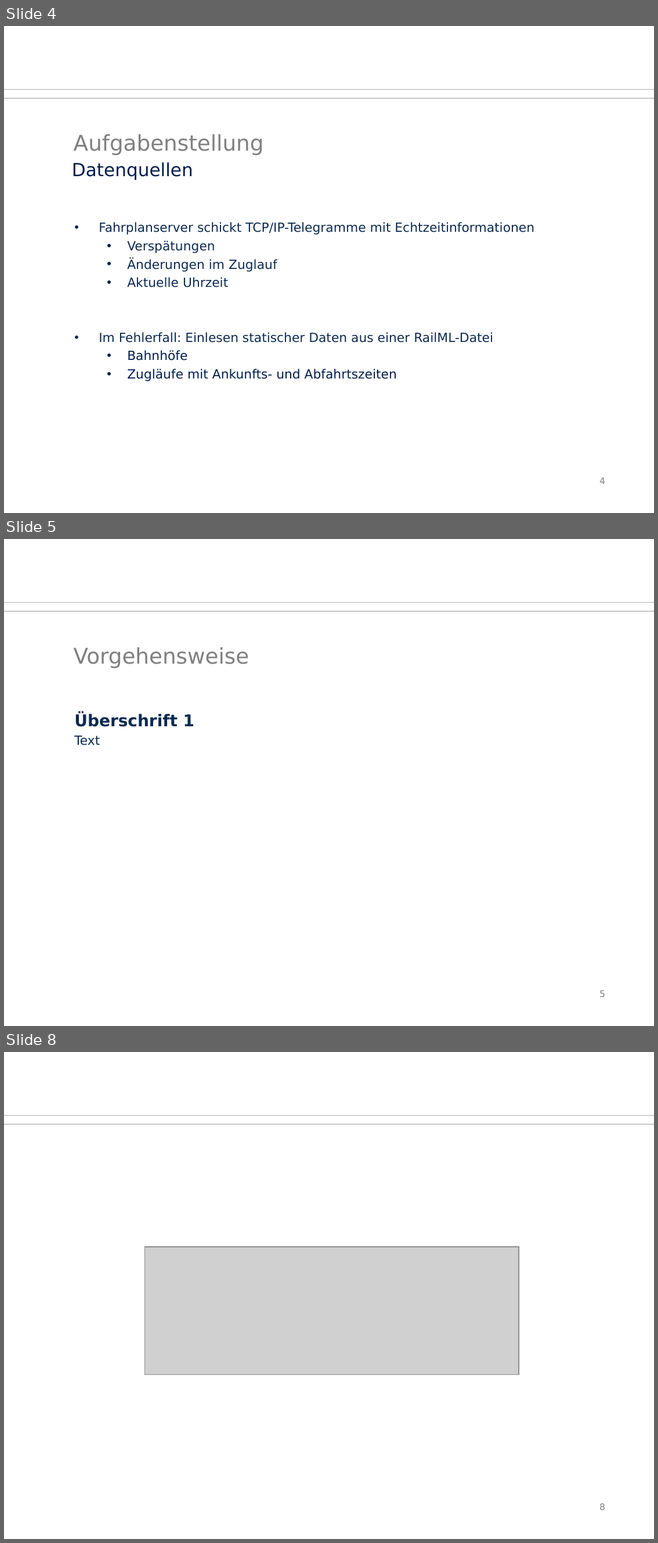
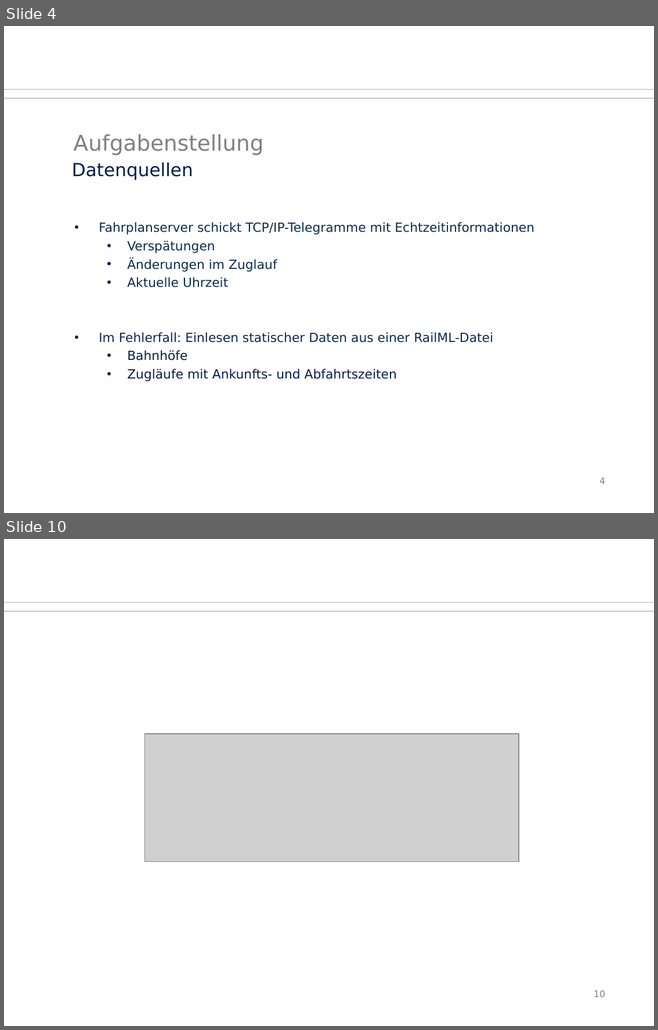
Before and after one commit to Juu98/fahrgastinformationssystem, a slide deck: organisation/zwischenpraesentation.odp. Shown one above the other, each under a label of ours: slides 4, 5 and 8 before the commit, slides 4 and 10 after it; the slides between them are not shown. The pictures are 658x1543 and 658x1030 pixels, drawn with LibreOffice and Linux fonts; fonts in the diff are those of the drawing; grey boxes stand for pictures; background and template pictures are left out. Boxes give left, top, right and bottom in pixels: in the first picture for what was removed or moved away, otherwise in the second. Text is boxed around its words. In the diff, an @@ line names an element or a change of style, - is before the commit and + after.

```diff
--- a/organisation/zwischenpraesentation.odp
+++ b/organisation/zwischenpraesentation.odp
@@ slide 5 removed at box(4, 539, 654, 1026), background #FFFFFF; not listed: 2 template elements that a slide beside it also shows @@
@@ title removed at box(74, 647, 249, 668) @@
-Vorgehensweise
@@ text removed at box(74, 713, 194, 745) @@
-Überschrift 1
-Text
@@ page number removed at box(599, 990, 605, 997) @@
-5
@@ what was slide 8 is now slide 10 @@
@@ page number at box(593, 990, 605, 997): text changed @@
-8
+10
```
Also in this commit, not shown: 5 slides added, 2 other slides removed.
